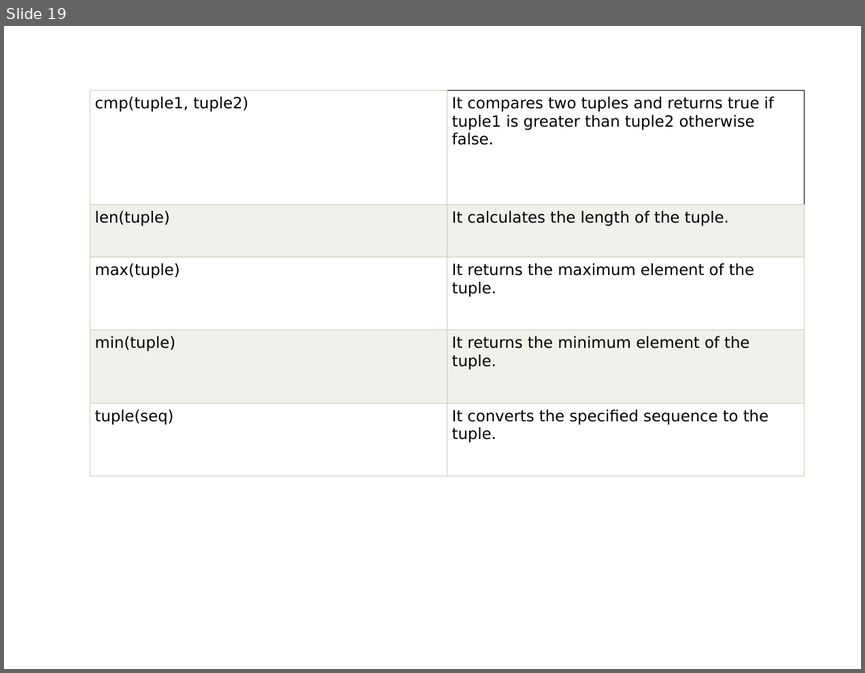
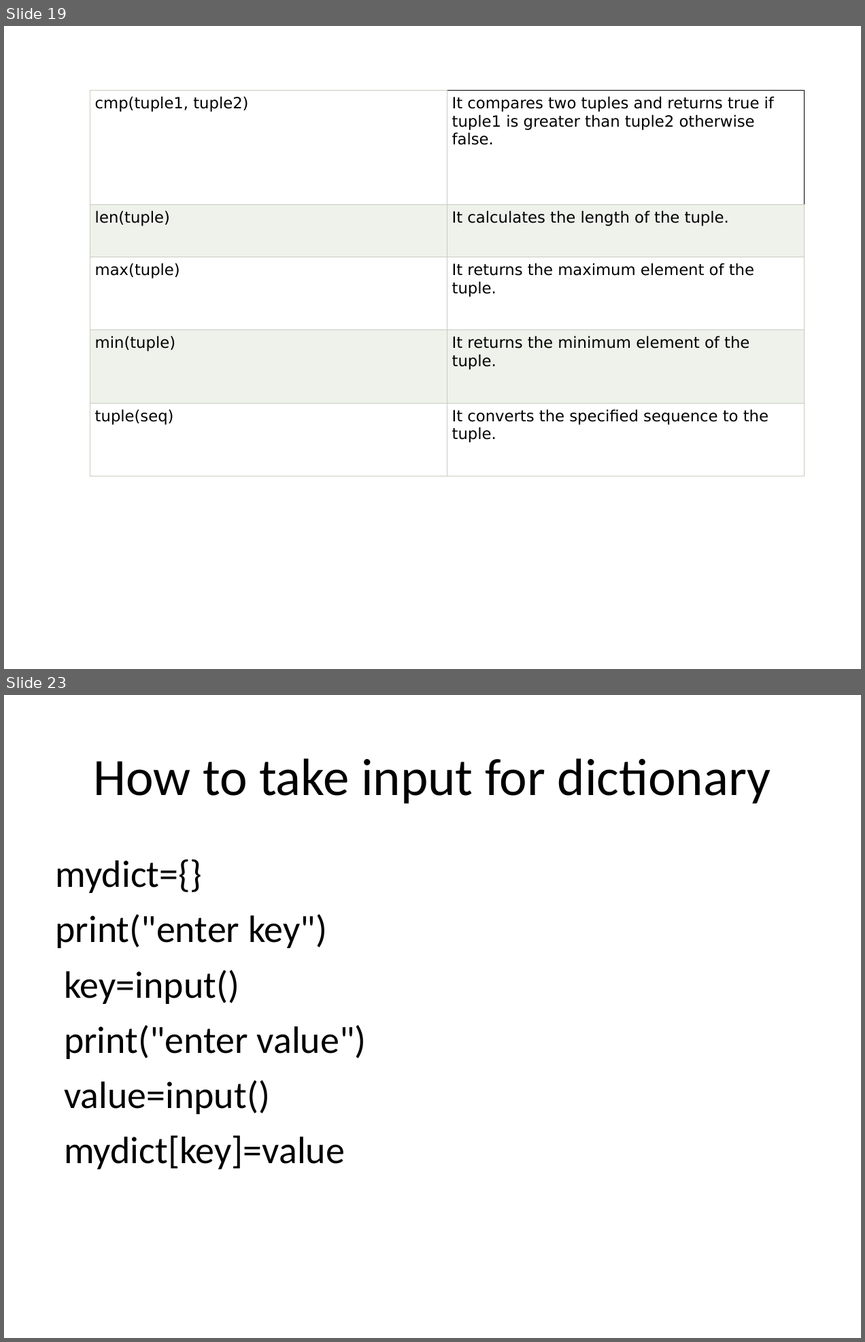
Before and after one commit to vishalamc/pythonexamples, a slide deck: Data Structure in Python.ppt. Shown one above the other, each under a label of ours: slide 19 before the commit, slides 19 and 23 after it; the slides between them are not shown. The pictures are 865x673 and 865x1342 pixels, drawn with LibreOffice and Linux fonts; fonts in the diff are those of the drawing. Boxes give left, top, right and bottom in pixels: in the first picture for what was removed or moved away, otherwise in the second. Text is boxed around its words. In the diff, an @@ line names an element or a change of style, - is before the commit and + after.

```diff
--- a/Data Structure in Python.ppt
+++ b/Data Structure in Python.ppt
@@ slide 23 added at [4,695,861,1338], background #FFFFFF @@
@@ title added at [93,758,770,804], 44 pt, text #000000 @@
+How to take input for dictionary
@@ text added at [55,859,366,1169], 32 pt, text #000000 @@
+mydict={}
+print("enter key")
+key=input()
+print("enter value")
+value=input()
+mydict[key]=value
```
Also in this commit, not shown: 10 other slides added, 7 other files.
